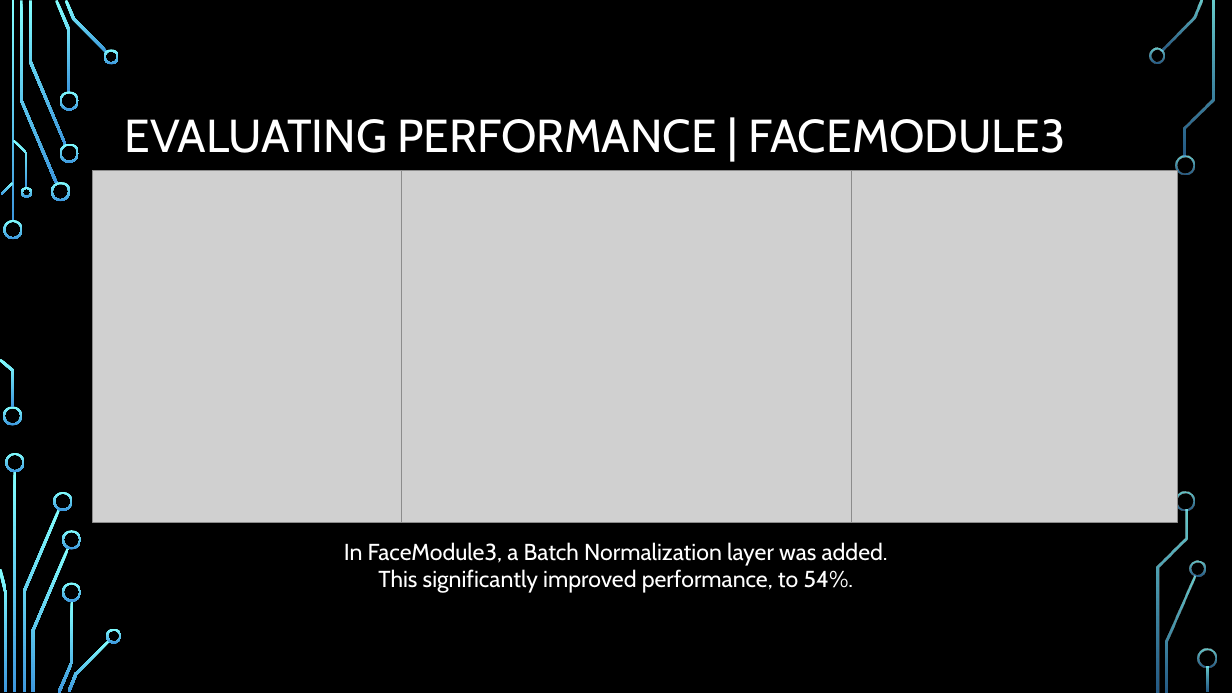
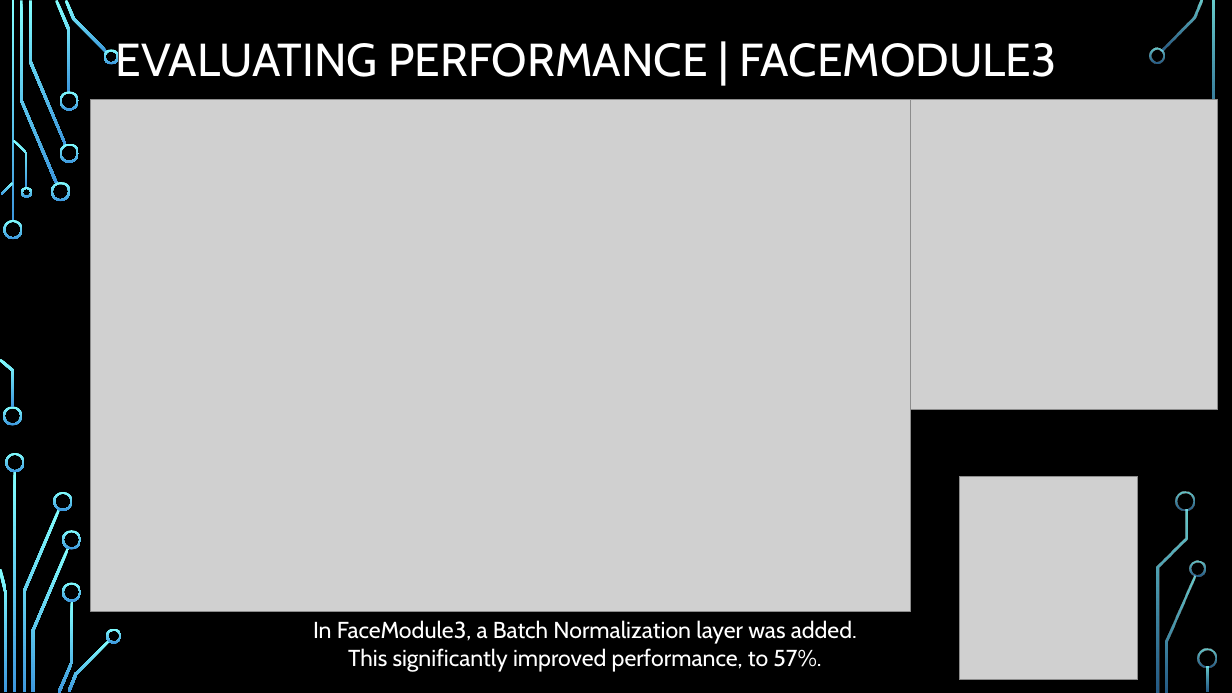
Before and after one commit to NelsonFoster/Final-Project-Group3, a slide deck: slide 13 of Final-Group-Presentation/Final-Project-Group3-Presentation.pptx (slide 12 before the commit). Drawn at 1232x693 pixels with LibreOffice and Linux fonts; fonts in the diff are those of the drawing; grey boxes stand for pictures; background and template pictures are left out. Boxes give left, top, right and bottom in pixels: in the first picture for what was removed or moved away, otherwise in the second. Text is boxed around its words. In the diff, an @@ line names an element or a change of style, - is before the commit and + after.

```diff
--- a/Final-Group-Presentation/Final-Project-Group3-Presentation.pptx
+++ b/Final-Group-Presentation/Final-Project-Group3-Presentation.pptx
@@ title "EVALUATING PERFORMANCE | FACEMODULE3": place and size @@
-title "EVALUATING PERFORMANCE | FACEMODULE3" at [125,119,1066,153]
+title "EVALUATING PERFORMANCE | FACEMODULE3" at [115,43,1057,77]
@@ picture added at [91,100,911,612] @@
@@ picture: place and size @@
-picture at [831,171,1178,522]
+picture at [911,100,1218,410]
@@ picture removed at [402,171,852,522] @@
@@ freeform shape removed at [1176,155,1195,175] @@
@@ picture: place and size @@
-picture at [92,171,402,522]
+picture at [959,477,1138,680]
@@ text at [313,620,857,672]: text changed @@
-In FaceModule3, a Batch Normalization layer was added. This significantly improved performance, to 54%.
+In FaceModule3, a Batch Normalization layer was added. This significantly improved performance, to 57%.
```
Also in this commit, not shown: 4 other slides changed, 2 slides added, 6 other files.
